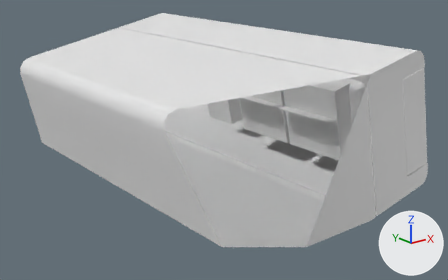
The FBX model The Outer Frame/Assets/Models/clock-model.fbx, before and after one commit.
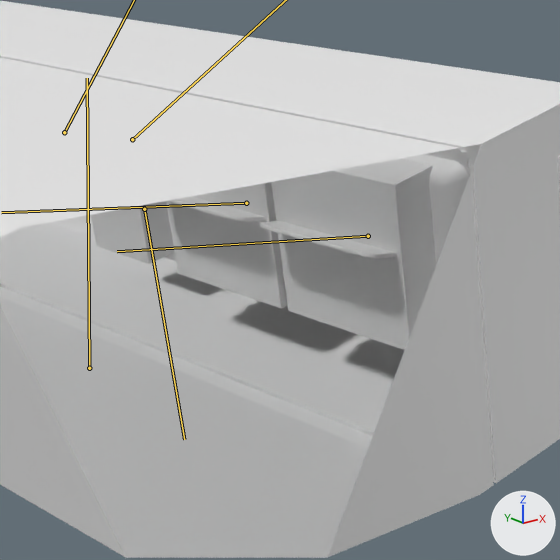
Old and new are each drawn whole from a 50 mm camera at (-0.1885, -0.2501, 0.1134) aimed at (0.0046, -0.0087, 0.0169) and again close up on the part from 38% to 90% of the width and 5% to 89% of the height. Lighting does not change. The marker at lower right points along +X, +Y and +Z. Both versions are drawn at frame 11 of the action 'clock armature|monthPass'; the numbers are the values there. The bones that bend it are drawn over the model as lines in the close-ups. Everything nearer to the camera than a plane just in front of the edit is cut away.

Objects in the first close-up: 'clock', 'clock hour flip mobile', 'clock minute flip mobile'.
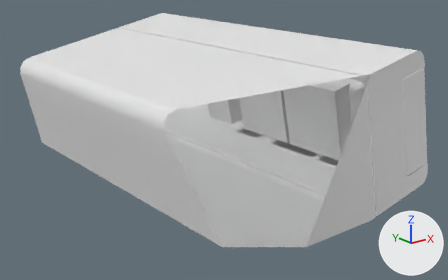
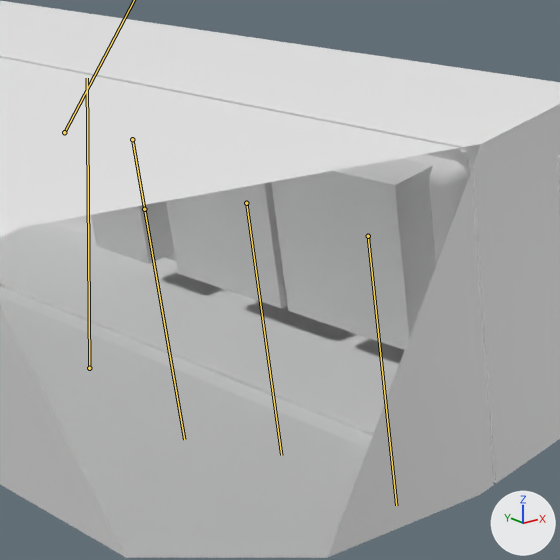
Boxes (x1, y1, x2, y2) around the edits, measured in the close-ups (560 x 560 px):
```json
{"object": "clock hour flip mobile", "change": "posed", "before": [259, 221, 397, 258], "on screen": "not visible afterwards"}
{"object": "clock minute flip mobile", "change": "posed", "before": [167, 196, 266, 221], "on screen": "not visible afterwards"}
{"bone": "minuteflip", "before": "(246, 203) to (1, 212)", "after": "(246, 203) to (281, 455)"}
{"bone": "hourflip", "before": "(368, 236) to (117, 251)", "after": "(368, 236) to (396, 505)"}
```

The change, as JSON lines over the scene's bpy script:
```json
{"block": "bone_minuteflip", "where": "bone_minuteflip = bpy.data.objects['clock armature'].pose.bones['minuteflip']  # child of 'BASE'"}
{"op": "set", "path": "bone_minuteflip.rotation_quaternion", "old": "(0.583, 0.408, 0.0, 0.087)", "new": "(0.0, 0.978, 0.0, 0.208)", "note": "degrees (69, -8, 11) -> degrees (-180, -24, 0)"}
{"block": "bone_hourflip", "where": "bone_hourflip = bpy.data.objects['clock armature'].pose.bones['hourflip']  # child of 'BASE'"}
{"op": "set", "path": "bone_hourflip.rotation_quaternion", "old": "(0.583, 0.408, 0.0, 0.087)", "new": "(0.0, 0.978, 0.0, 0.208)", "note": "degrees (69, -8, 11) -> degrees (-180, -24, 0)"}
{"block": "bone_dayflip", "where": "bone_dayflip = bpy.data.objects['clock armature'].pose.bones['dayflip']  # child of 'BASE'"}
{"op": "set", "path": "bone_dayflip.rotation_quaternion", "old": "(0.583, -0.408, 0.0, -0.087)", "new": "(0.0, -0.978, 0.0, -0.208)", "note": "degrees (-69, -8, -11) -> degrees (-180, -24, 0)"}
```
